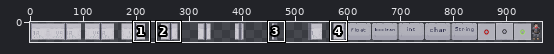
Two versions of one sprite sheet, core/assets/spritesheet/tryandcatchpack.png. The picture above shows the old version from afar; the outline marks the close-up.
Close-up. Before the commit:
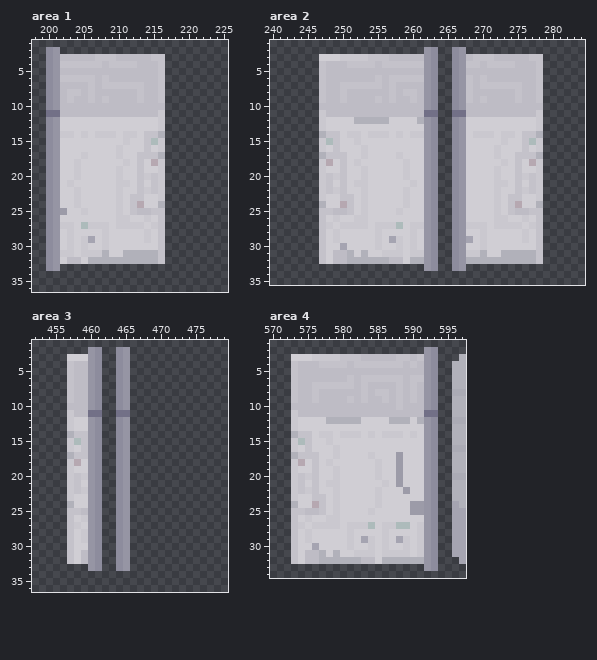
The file is 1024x64 pixels. Colours within 5 levels of each other are drawn and written as one. Shown: area 1: x 198..225, y 1..36; area 2: x 240..284, y 1..35; area 3: x 452..479, y 1..36; area 4: x 570..597, y 1..34. The wide view leaves out empty margins. The commit also changed other parts of the picture, which this record leaves out.
Now the later version:
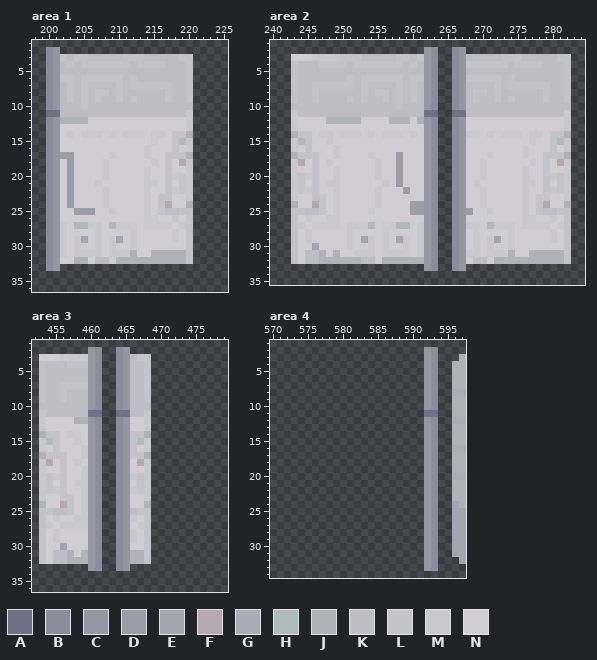
Palette (. is transparent): A #727087  B #8d8c9d  C #9695a4  D #9c9ba8  E #a5a4b1  F #b6a8b1  G #ababb5  H #adbbbb  J #b1b1ba  K #bebcc5  L #c4c2ca  M #cac8cf  N #d0ced4
Changes in this commit:
Changed rows in their new state; - is an unchanged pixel.
Area 1:
first column x 202:
 3 L-LL-KKK-LLL-KKKKLL
 4 K-K---L---KLLL-KKKL
 5 --------------KKKKL
 6 --K--L-LL-L---KKKKL
 7 -L-LK-KK-K--LL-LKKL
 8 --KLKLL-L--K--KLKKL
 9 ---LKLK-L-LK--KLKKL
10 ---L-----------KKKK
11 --------------KKKKM
12 JJJJ----------NNNNM
13 --------------NNNNM
14 N---M-N----MNMMNLLJ
15 ---------N--NMNNLHM
16 --------N---M-NNLNM
17 DD-N---MN--NMNNLLLJ
18 -DN---M--N-N-MNLNFM
19 -DN---M-N--NM-NLNNM
20 -DN---M-N--N-NNLMLM
21 -D---M--NN-NMMNLNLM
22 -DN---M-N--N-NNLMLM
23 -DN---M-N-NNM-LLNNM
24 -DN---M-N-NNM-LFNNJ
25 N-DDD--MN-NNMN-KKLL
26 --------NN---MNNMNL
27 -NH---NH---NM-MMNML
28 MN---MN---M-N-NNMNL
29 MNMENMNME-M-N-NNMNL
30 MNMN-MNM--M---NNNNL
31 -NM---NMMM-NN-JJJJL
32 -NJJNKKN------JJJJL
Area 2:
first column x 243:
 3 NNNMMMMLLLKKKK-LL-L-------KKK-LLL-KKKKLL
 4 LKKK-LLLK---L---K-K--------L---KLLL-KKKL
 5 LKKKK------------------------------KKKKL
 6 LKKKK---L-LL-L--K---------L-LL-L---KKKKL
 7 LKKL-LL--K-KK-KL-L-------K-KK-K--LL-LKKL
 8 LKKLK--K--L-LLKLK--------KLL-L--K--KLKKL
 9 LKKLK--KL-L-KLKL---------KLK-L-LK--KLKKL
10 KKKK-----------L--------------------KKKK
11 MKKKK------------------------------KKKKM
12 MNNNNJJJJ-NNNNJJJ------------------NNNNM
13 MNNNN------------------------------NNNNM
14 JLLNMMNM----N-M---N------M-N----MNMMNLLJ
15 MHLNNMN--N--------------------N--NMNNLHM
16 MNLNN-M---N------------------N---M-NNLNM
17 JLLLNNMN--NM---D------------MN--NMNNLLLJ
18 MFNLNM-N-N--M--DN----------M--N-N-MNLNFM
19 MNNLN-MN--N-M--DN----------M-N--NM-NLNNM
20 MLMLNN-N--N-M--DN----------M-N--N-NNLMLM
21 MLNLNMMN-NN--M-D-N--------M--NN-NMMNLNLM
22 MLMLNN-N--N-M---D----------M-N--N-NNLMLM
23 MNNLL-MNN-N-M---N----------M-N-NNM-LLNNM
24 JNNFL-MNN-N-M---NDD--------M-N-NNM-LFNNJ
25 LLKK-NMNN-NM---N-DD------D--MN-NNMN-KKLL
26 LNMNNM---NN------------------NN---MNNMNL
27 LMNMM-MN---HN---HN---------NH---NM-MMNML
28 LNMNN-N-M---NM---NM-------MN---M-N-NNMNL
29 LNMNN-N-M-EMNMNEMNM------NMNME-M-N-NNMNL
30 LNNEN--NM--MNM-NMNM-------MNM--M---NNNNL
31 LNKKJ-JNNMMM----MN---------NMMM-NN-JJJJL
32 LNKKJJJJ--KKN-JJJ--------NKKN------JJJJL
Area 3:
first column x 453:
 3 NNNMMMM------KLL
 4 LKKK-LL------KKL
 5 LKKKK--------KKL
 6 LKKKK--------KKL
 7 LKKL-LL------KKL
 8 LKKLK--------KKL
 9 LKKLK--------KKL
10 KKKK---------KKK
11 MKKKK--------KKM
12 MNNNNJJ------NNM
13 MNNNN--------NNM
14 JLLNMMN------LLJ
15 MHLNNMN------LHM
16 MNLNN-M------LNM
17 JLLLNNM------LLJ
18 MFNLNM-------NFM
19 MNNLN-M------NNM
20 MLMLNN-------MLM
21 MLNLNMM------NLM
22 MLMLNN-------MLM
23 MNNLL-M------NNM
24 JNNFL-M------NNJ
25 LLKK-NM------KLL
26 LNMNNM-------MNL
27 LMNMM-M------NML
28 LNMNN-N------MNL
29 LNMNN-N------MNL
30 LNNEN--------NNL
31 LNKKJ-J------JJL
32 LNKKJJJ------JJL
Area 4:
first column x 573:
 3 ...................
 4 ...................
 5 ...................
 6 ...................
 7 ...................
 8 ...................
 9 ...................
10 ...................
11 ...................
12 ...................
13 ...................
14 ...................
15 ...................
16 ...................
17 ...................
18 ...................
19 ...................
20 ...................
21 ...................
22 ...................
23 ...................
24 ...................
25 ...................
26 ...................
27 ...................
28 ...................
29 ...................
30 ...................
31 ...................
32 ...................
